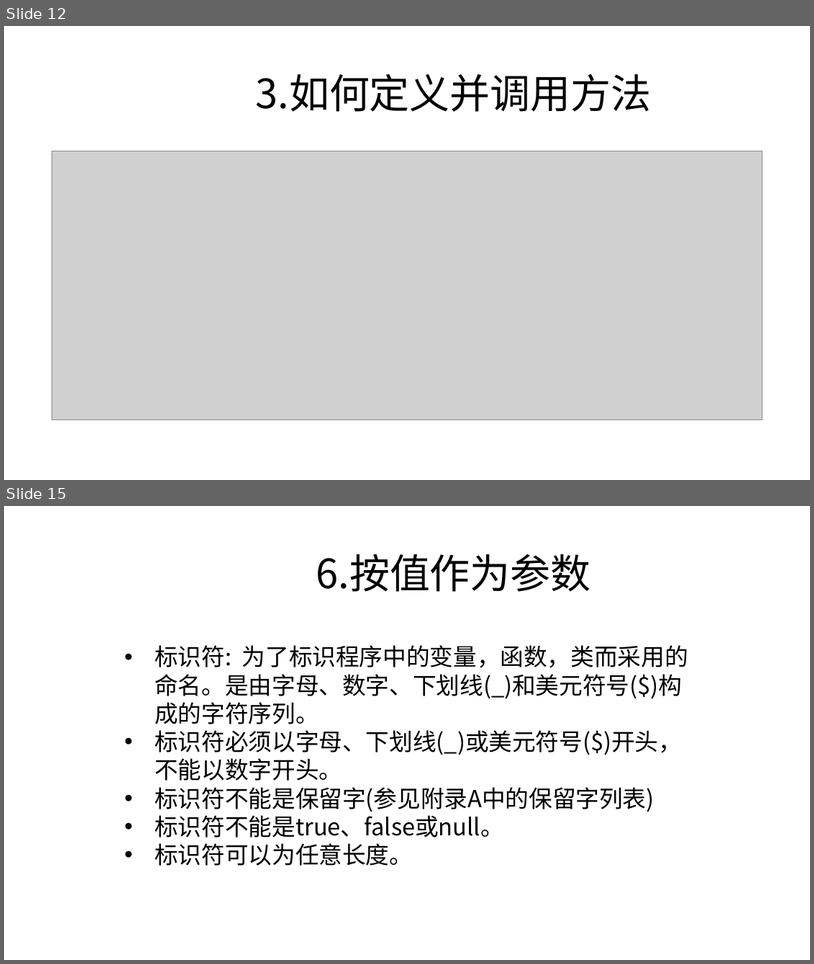
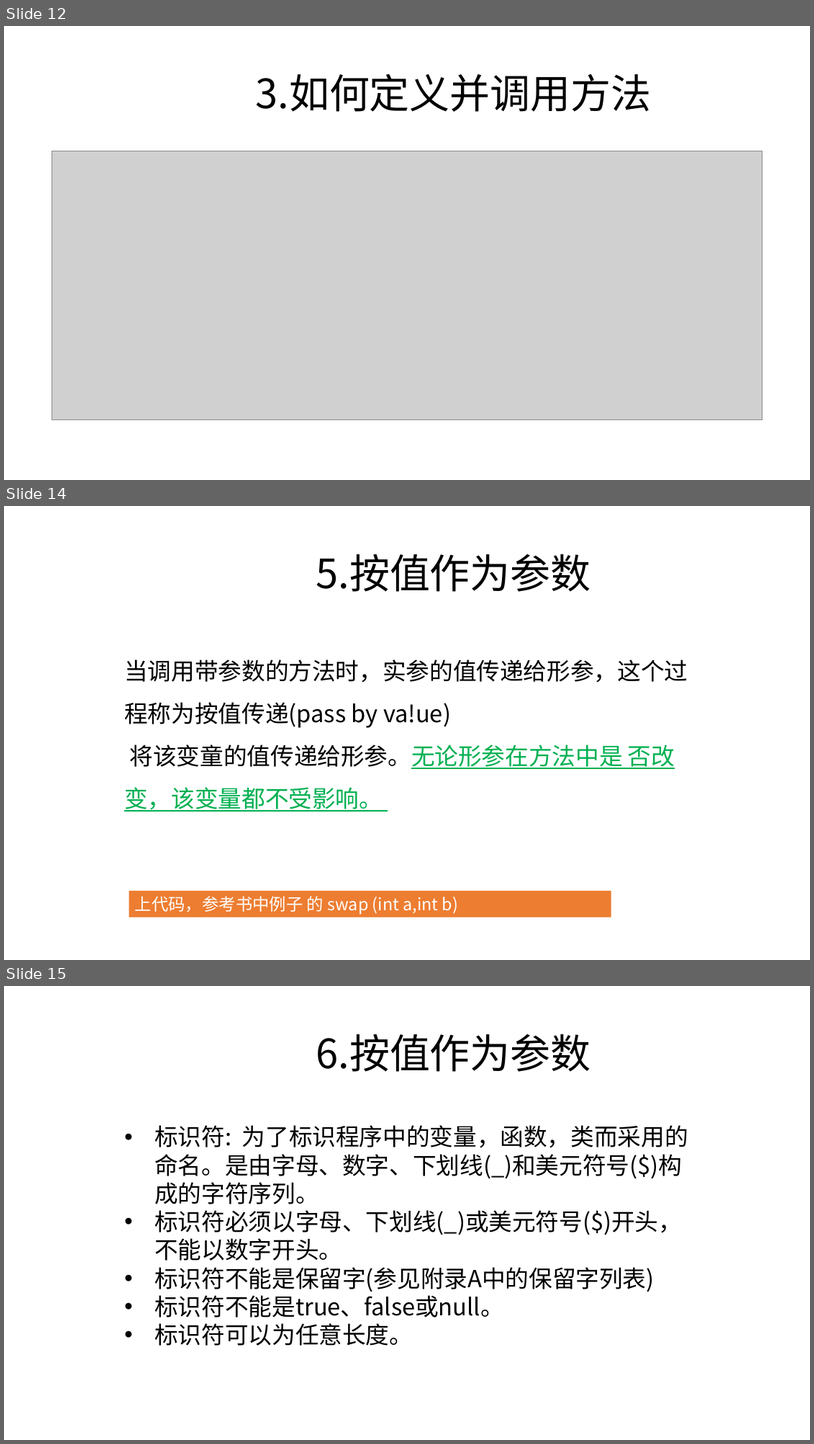
Before and after one commit to zjyesir/hmc_java_1, a slide deck: ppt/2.3 方法.pptx. Shown one above the other, each under a label of ours: slides 12 and 15 before the commit, slides 12, 14 and 15 after it; the slides between them are not shown. The pictures are 814x964 and 814x1444 pixels, drawn with LibreOffice and Linux fonts; fonts in the diff are those of the drawing; grey boxes stand for pictures; background and template pictures are left out. Boxes give left, top, right and bottom in pixels: in the first picture for what was removed or moved away, otherwise in the second. Text is boxed around its words. In the diff, an @@ line names an element or a change of style, - is before the commit and + after.

Commit message:
方法 ppt做好

```diff
--- a/ppt/2.3 方法.pptx
+++ b/ppt/2.3 方法.pptx
@@ slide 14 added at <box>4,506,810,960</box>, background picture (left out) @@
@@ text added at <box>316,554,592,592</box>, 48 pt, text #000000 @@
+5.按值作为参数
@@ text added at <box>124,659,688,811</box>, 28 pt, text #000000 @@
+当调用带参数的方法时，实参的值传递给形参，这个过程称为按值传递(pass by va!ue)
+将该变童的值传递给形参。无论形参在方法中是 否改变，该变量都不受影响。
@@ rectangle added at <box>129,890,612,917</box>, fill #ED7D31, 20 pt, text #FFFFFF @@
+上代码，参考书中例子 的 swap (int a,int b)
```
Also in this commit, not shown: 2 slides changed, 10 other slides added, 14 slides removed, 2 other files.
